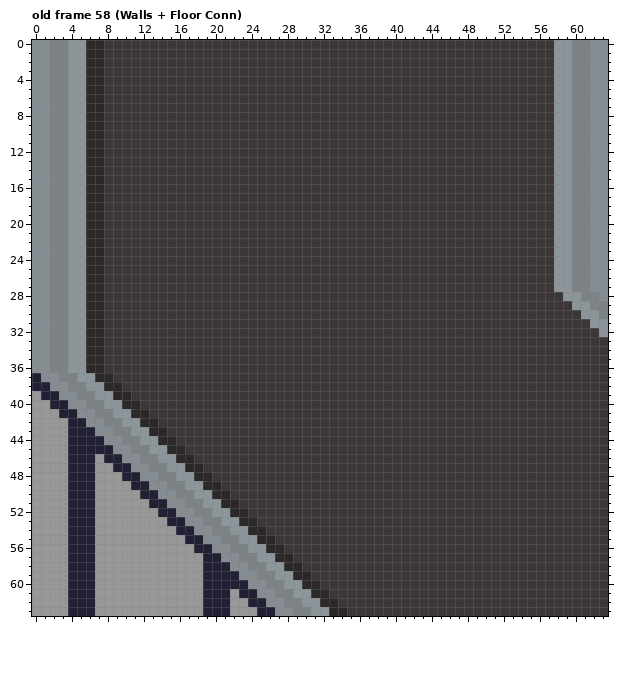
File history of a pixel-art file, assets/aseprite/Space-station-placeholder.aseprite. This is how it looked before the edit.
64x64 pixels, 97 frames. Colours within 5 levels of each other are drawn and written as one. Shown: old frame 58 (Walls + Floor Conn). The commit also changed other frames, which this record leaves out.
Once edited:
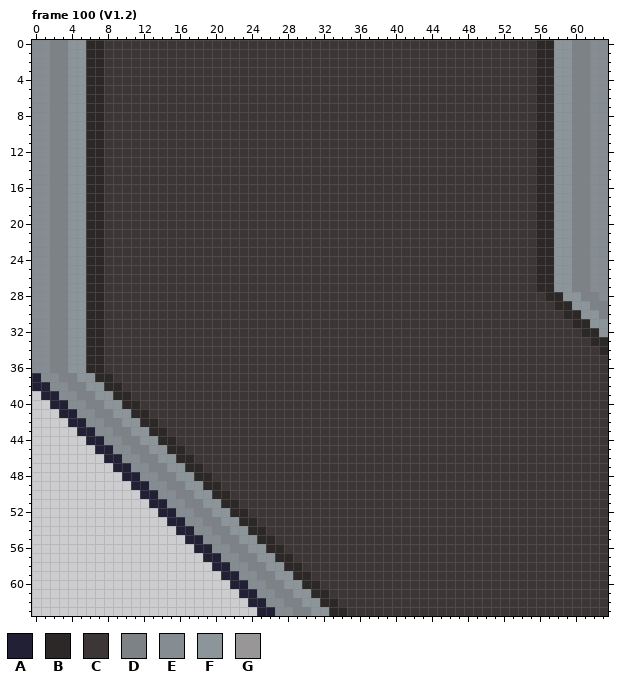
Palette (. is transparent): A #222034  B #2d2828  C #3c3636  D #7c8286  E #858d92  F #8c959a  G #989696
A new or re-ordered frame is compared with the old frame closest to it.
Commit message: ADD extra space-station tile varieties
Changes in this commit:
frames 97 -> 105
Frame 100 (V1.2) is new; against old frame 58 (Walls + Floor Conn):
y 0..27: x 56..57 CC -> BB
y 28: x 57..58 CC -> BB
y 29: x 58..59 CC -> BB
y 30: x 59..60 CC -> BB
y 31: x 60..61 CC -> BB
y 32: x 61..62 CC -> BB
y 33: x 62..63 CC -> BB
y 34: x 63 C -> B
y 39: x 0 G -> .
y 40: x 0..1 GG -> ..
y 41: x 0..2 GGG -> ...
y 42: x 0..3 GGGG -> ....
y 43: x 0..4 GGGGA -> .....
y 44: x 0..5 GGGGAA -> ......
y 45: x 0..6 GGGGAAA -> .......
y 46: x 0..7 GGGGAAAG -> ........
y 47: x 0..8 GGGGAAAGG -> .........
y 48: x 0..9 GGGGAAAGGG -> ..........
y 49: x 0..10 GGGGAAAGGGG -> ...........
y 50: x 0..11 GGGGAAAGGGGG -> ............
y 51: x 0..12 GGGGAAAGGGGGG -> .............
y 52: x 0..13 GGGGAAAGGGGGGG -> ..............
y 53: x 0..14 GGGGAAAGGGGGGGG -> ...............
y 54: x 0..15 GGGGAAAGGGGGGGGG -> ................
y 55: x 0..16 GGGGAAAGGGGGGGGGG -> .................
y 56: x 0..17 GGGGAAAGGGGGGGGGGG -> ..................
y 57: x 0..18 GGGGAAAGGGGGGGGGGGG -> ...................
y 58: x 0..19 GGGGAAAGGGGGGGGGGGGA -> ....................
y 59: x 0..20 GGGGAAAGGGGGGGGGGGGAA -> .....................
y 60: x 0..21 GGGGAAAGGGGGGGGGGGGAAA -> ......................
y 61: x 0..22 GGGGAAAGGGGGGGGGGGGAAAG -> .......................
y 62: x 0..23 GGGGAAAGGGGGGGGGGGGAAAGG -> ........................
y 63: x 0..24 GGGGAAAGGGGGGGGGGGGAAAGGG -> .........................
